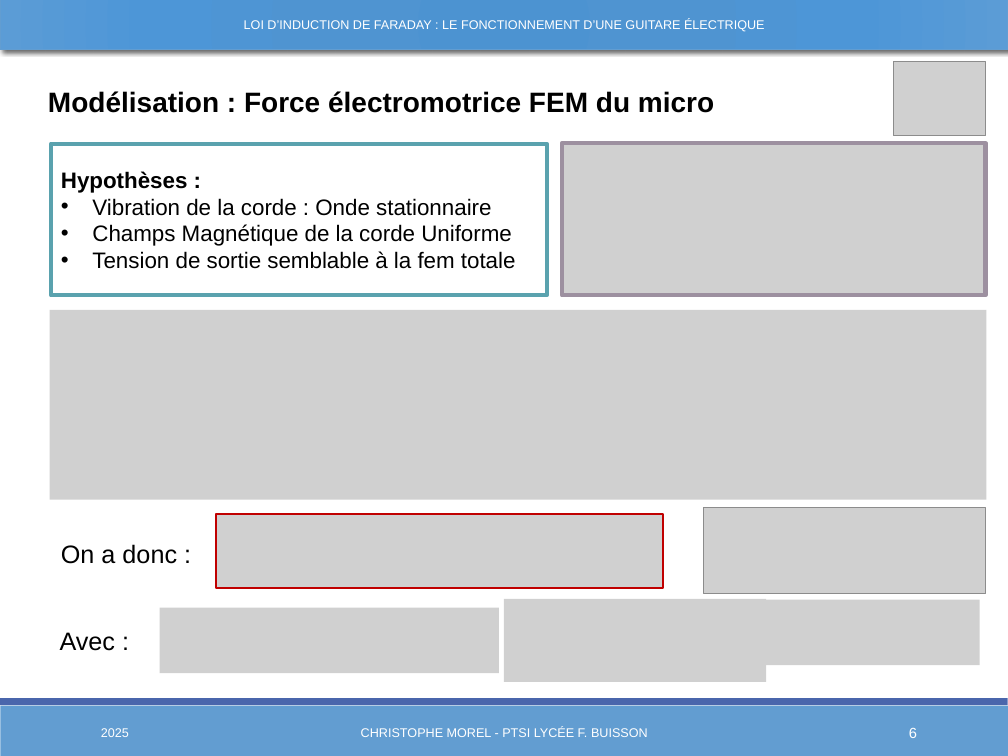
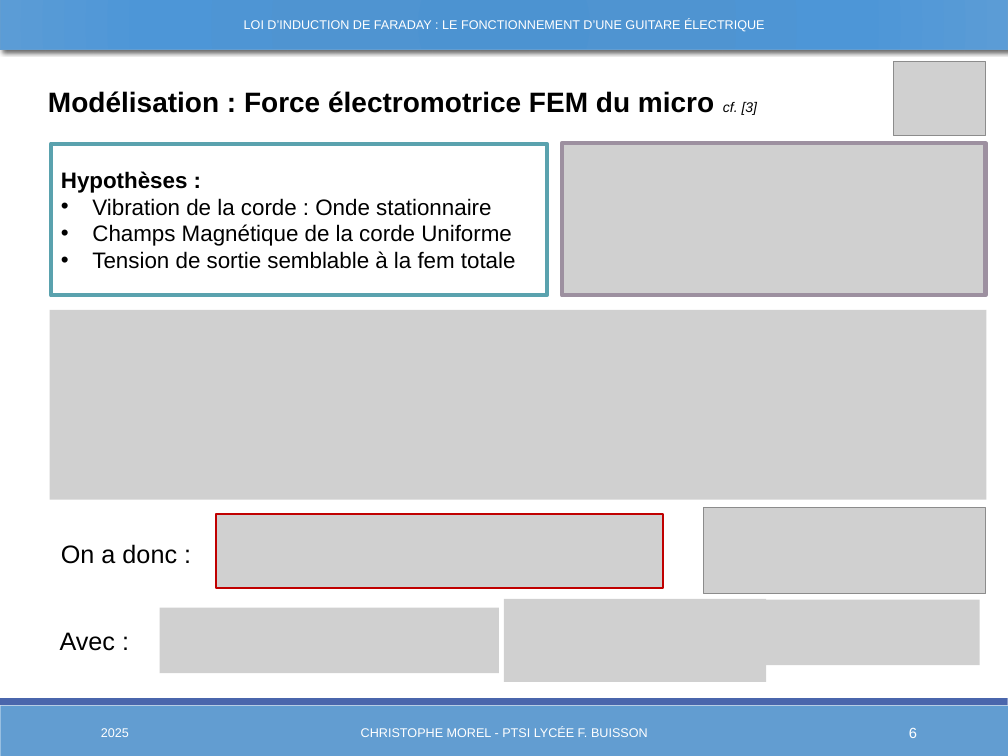
Before and after one commit to Chrismorel7/TIPE---Micro_guitare_elec, a slide deck: slide 6 of Views/Presentation3.pptx. Drawn at 1008x756 pixels with LibreOffice and Linux fonts; fonts in the diff are those of the drawing; grey boxes stand for pictures; background and template pictures are left out. Boxes give left, top, right and bottom in pixels: in the first picture for what was removed or moved away, otherwise in the second. Text is boxed around its words. In the diff, an @@ line names an element or a change of style, - is before the commit and + after.

```diff
--- a/Views/Presentation3.pptx
+++ b/Views/Presentation3.pptx
@@ text at (48, 91, 758, 115): text changed @@
-Modélisation : Force électromotrice FEM du micro
+Modélisation : Force électromotrice FEM du micro cf. [3]
```
Also in this commit, not shown: 14 other slides changed, 6 slides added, 15 other files.
